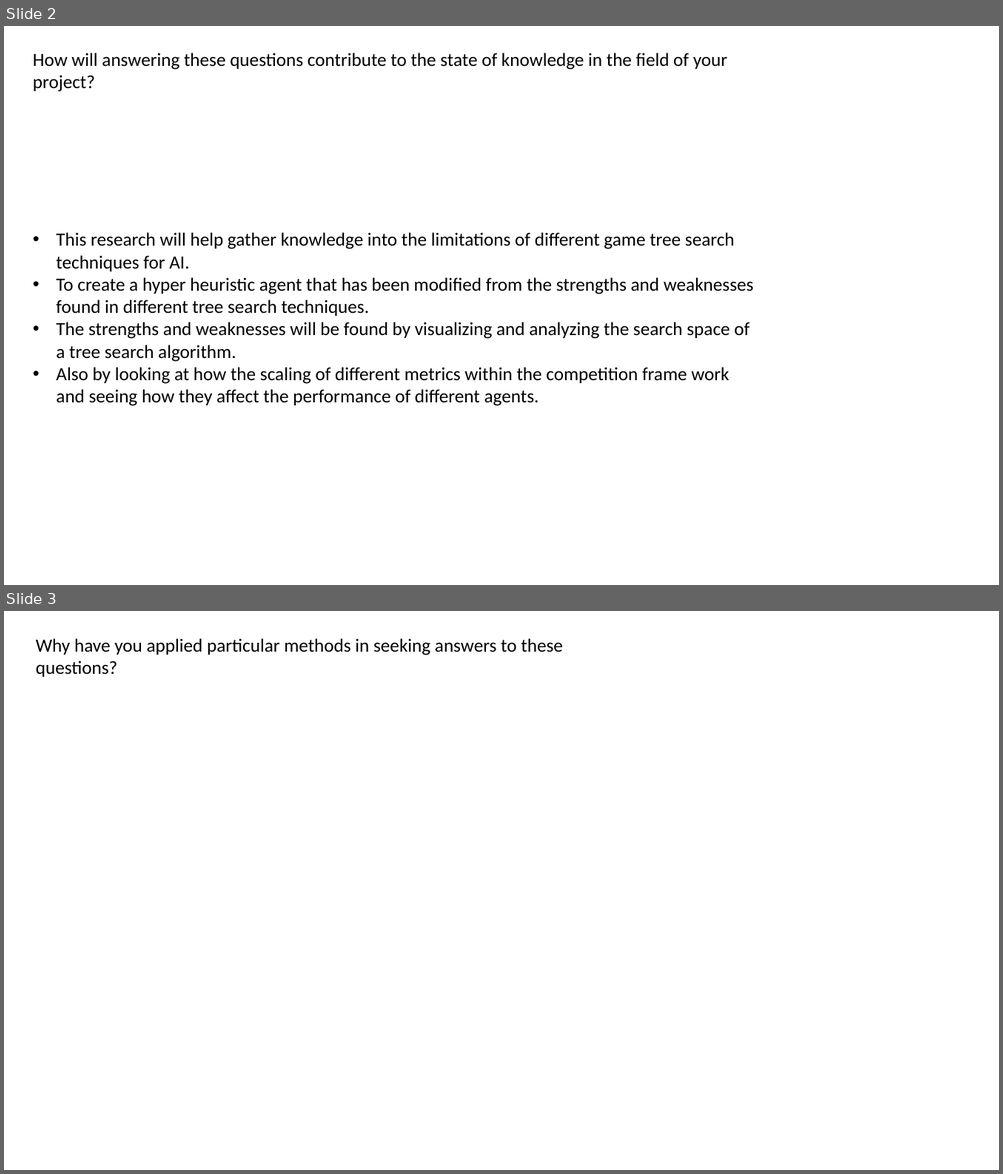
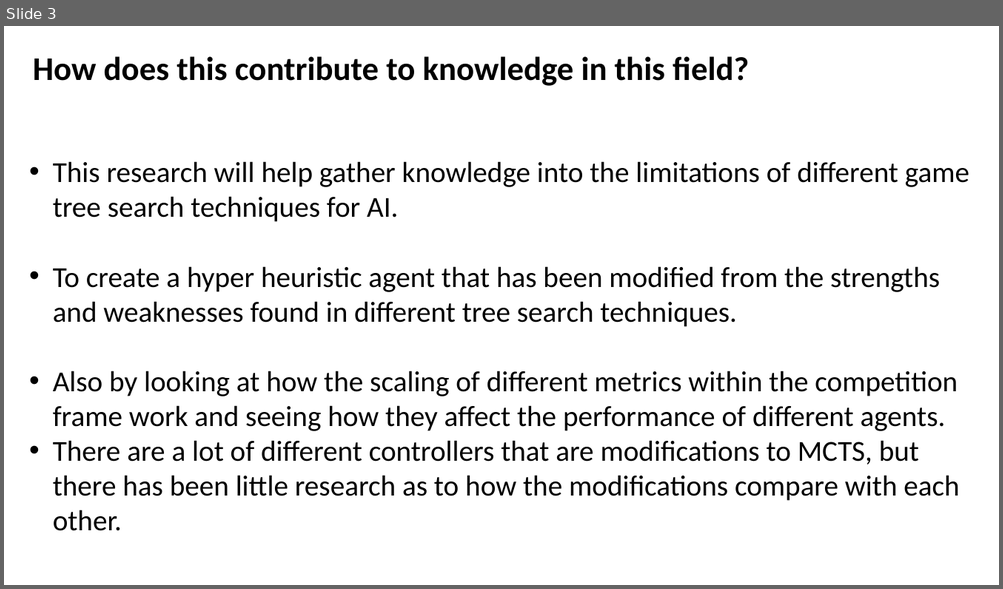
Before and after one commit to Alli1223/comp320-comp360-dissertation, a slide deck: Presentations/Findings Presentation/Findings.pptx. Shown one above the other, each under a label of ours: slides 2 and 3 before the commit, slide 3 after it. The pictures are 1003x1174 and 1003x589 pixels, drawn with LibreOffice and Linux fonts; fonts in the diff are those of the drawing. Boxes give left, top, right and bottom in pixels: in the first picture for what was removed or moved away, otherwise in the second. Text is boxed around its words. In the diff, an @@ line names an element or a change of style, - is before the commit and + after.

```diff
--- a/Presentations/Findings Presentation/Findings.pptx
+++ b/Presentations/Findings Presentation/Findings.pptx
@@ slide 3 removed at <box>4,611,999,1170</box>, background #FFFFFF @@
@@ text removed at <box>36,638,563,677</box> @@
-Why have you applied particular methods in seeking answers to these questions?
@@ what was slide 2 is now slide 3 @@
@@ slide 3 changed as well @@
@@ text at <box>33,56,748,86</box>: text changed; size 18 to 32 pt; bold on @@
-How will answering these questions contribute to the state of knowledge in the field of your project?
+How does this contribute to knowledge in this field?
@@ text "This research will help gather ...": place and size @@
-text "This research will help gather ..." at <box>56,232,754,406</box>
+text "This research will help gather ..." at <box>53,161,969,531</box>
@@ text at <box>53,161,969,432</box>: size 18 to 28 pt in "This research will help gather knowledge into ...", "To create a hyper heuristic agent that ...", "Also by looking at how the scaling ..." @@
@@ text at <box>56,322,749,362</box>: paragraph removed @@
-• The strengths and weaknesses will be found by visualizing and analyzing the search space of a tree search algorithm.
@@ text at <box>53,440,959,531</box>: paragraph added @@
+• There are a lot of different controllers that are modifications to MCTS, but there has been little research as to how the modifications compare with each other.
```
Also in this commit, not shown: 3 other slides changed, 6 slides added, 4 other slides removed, 13 other files.
